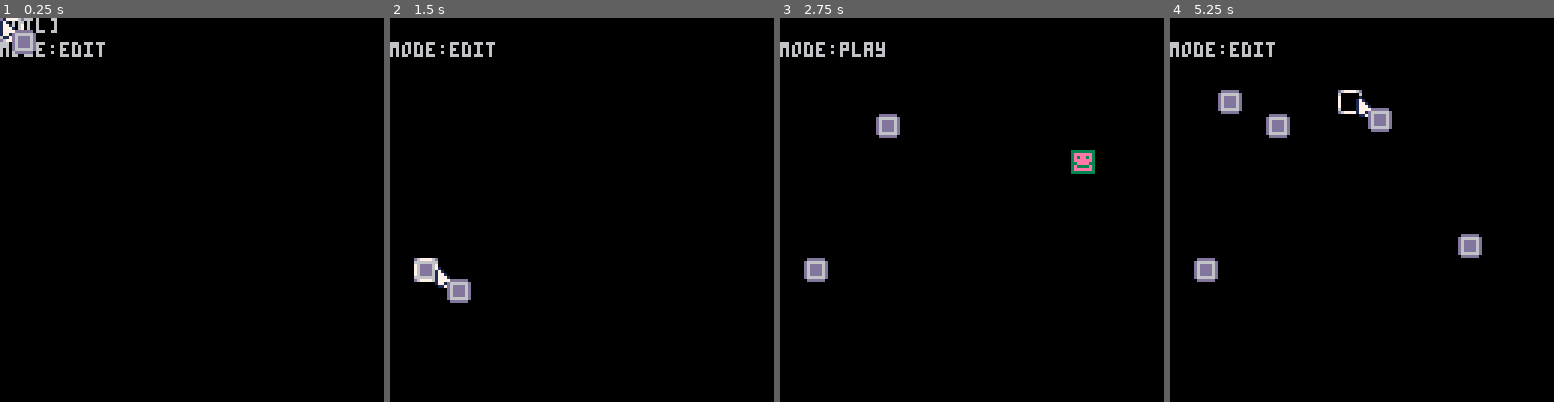
Above: before the commit, frames 1-4 (left to right).
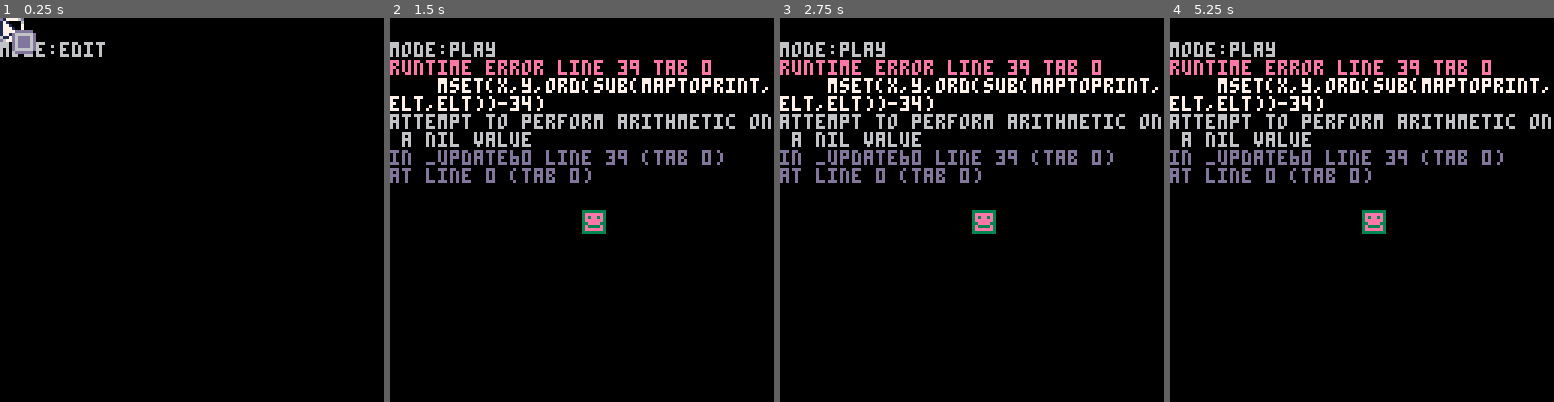
Above: after the commit, the same moments.

Repository: Yolwoocle/pico8_level_editor
Game: PICO-8 cartridge leveleditor.p8
The game is run twice, just before and just after one commit, with the same random seed, the same clock (stepped at 60 frames per second) and the same inputs.
Inputs (mouse positions are in pixels of both pictures, inside the frame that each line leads up to):
- Up to frame 1 (0.25 s): no input
- Up to frame 2 (1.5 s): tap X (X key) at 0.33, 1.07 s; click (670, 121) at 0.67 s; tap O (Z key) at 0.7 s; click (436, 267) at 1.22 s
- Up to frame 3 (2.75 s): hold Right 1.6-2.1 s; tap O (Z key) at 1.7, 2.1, 2.5 s; click (887, 114) at 1.77 s; tap X (X key) at 1.85 s; hold Up 2.15-2.42 s; click (952, 259) at 2.32 s; hold Right from 2.47 s (still down)
- Up to frame 4 (5.25 s): click (1404, 106) at 2.87 s; tap O (Z key) every 0.4 s from 2.9 to 4.9 s; tap X (X key) at 2.97, 4.08, 5.2 s; release Right at 3.03 s; hold Left 3.08-3.58 s; click (1465, 256) at 3.42 s; hold Down 3.63-3.97 s; click (1231, 102) at 3.97 s; hold Right 4.02-4.68 s; click (1292, 248) at 4.52 s; hold Up 4.73-5.03 s; click (1354, 94) at 5.07 s; hold Left from 5.08 s (still down)

The runs differ from the first frame. In frame 1, 0.2% of the frame differs, in the area x 3-15%, y 0-4%; in frame 2, 9.0%; in frame 3, 8.8%; in frame 4, 9.7%, in the area x 0-100%, y 6-69%.
Error after the commit: runtime error line 39 tab 0; mset(x,y,ord(sub(maptoprint,elt,elt))-34); attempt to perform arithmetic on a nil value

Commit message:
Update leveleditor.p8

Diff:
--- a/leveleditor.p8
+++ b/leveleditor.p8
@@ -23,11 +23,24 @@
 	end
 
 	-- world to string
-	if btn(🅾️) then
+	if btn(➡️) and btn(⬅️) then
 	a=""
 	 for y =0,16 do
 	 	for x = 0,16 do
-	 		a=a..chr(mget(x,y)+32)
+	 		a=a..chr(mget(x,y)+34)
+	 		printh(a,'@clip')
+			end
+		end
+	end
+
+	--maptoprint
+	if btn(🅾️)then
+	local maptoprint = stat(4)
+	local elt = 1
+	for y =0,16 do
+	 	for x = 0,16 do
+	 		mset(x,y,ord(sub(maptoprint,elt,elt))-34)
+	 		elt += 1
 			end
 		end
 	end
@@ -36,7 +49,6 @@
 function _draw()
 	cls()
 	map()
-	print(a,0,0)
 	print("mode:"..mode,0,8)
 
 	if mode == "edit" then
